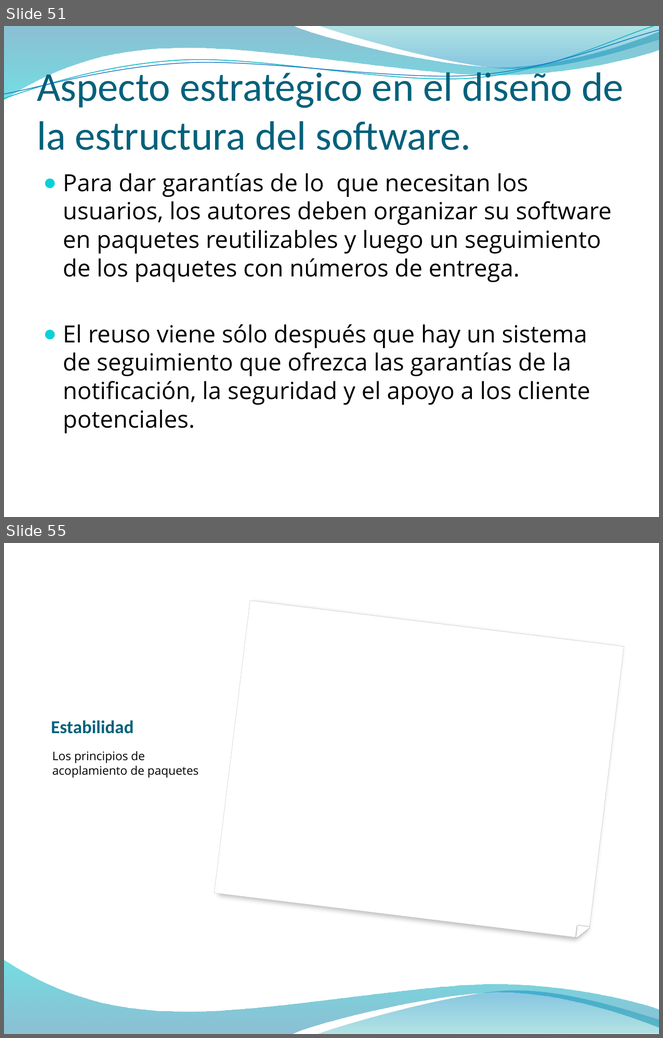
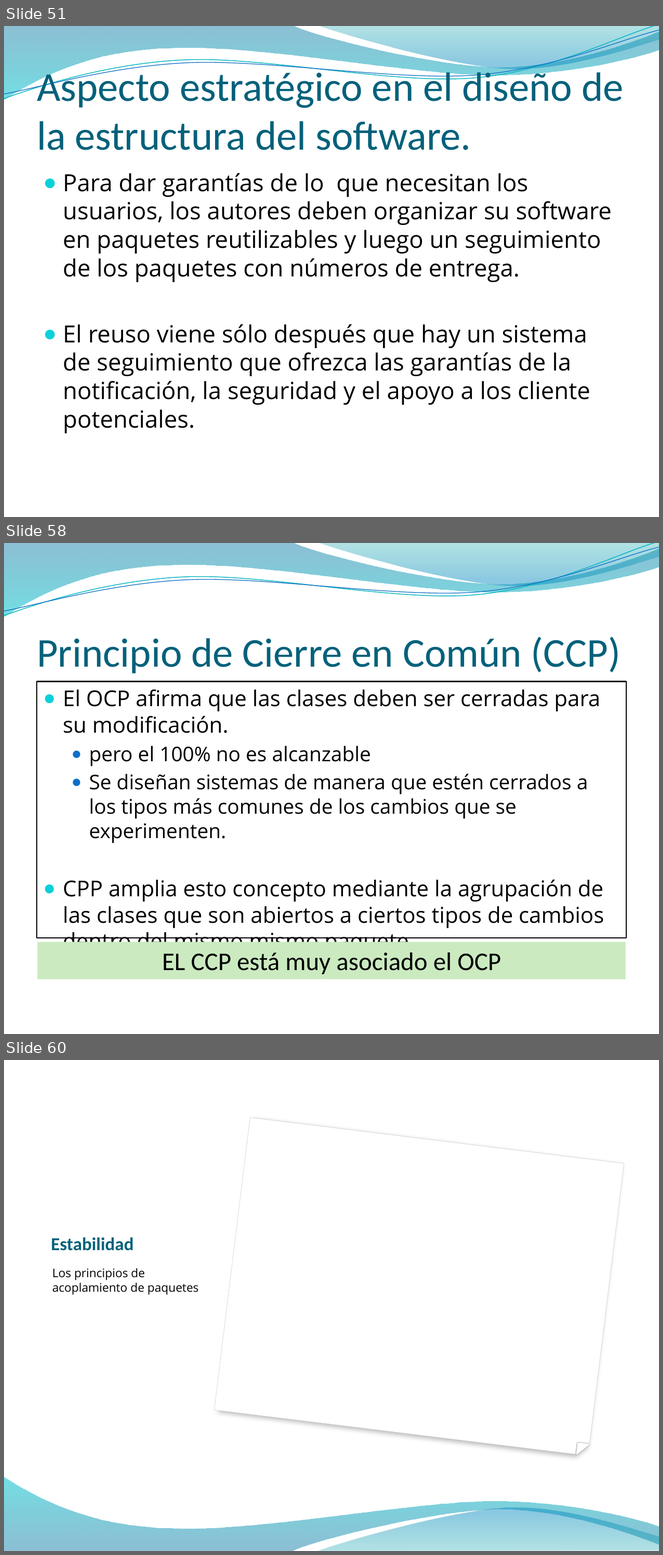
Before and after one commit to vvalotto/MiRepositorio, a slide deck: Disenio de Software/Principios OO/Presentaciones/Principios de Diseño OO.pptx. Shown one above the other, each under a label of ours: slides 51 and 55 before the commit, slides 51, 58 and 60 after it; the slides between them are not shown. The pictures are 663x1038 and 663x1555 pixels, drawn with LibreOffice and Linux fonts; fonts in the diff are those of the drawing; background and template pictures are left out. Boxes give left, top, right and bottom in pixels: in the first picture for what was removed or moved away, otherwise in the second. Text is boxed around its words. In the diff, an @@ line names an element or a change of style, - is before the commit and + after.

```diff
--- a/Disenio de Software/Principios OO/Presentaciones/Principios de Diseño OO.pptx
+++ b/Disenio de Software/Principios OO/Presentaciones/Principios de Diseño OO.pptx
@@ slide 58 added at [4,543,659,1034], background picture (left out); not listed: 4 template elements that a slide beside it also shows @@
@@ title added at [37,637,621,674], 45 pt, text #04617B @@
+Principio de Cierre en Común (CCP)
@@ text added at [37,682,626,939], outline #000000 1.5 pt, 24.1 pt, text #000000 @@
+● El OCP afirma que las clases deben ser cerradas para su modificación.
+  ● pero el 100% no es alcanzable
+  ● Se diseñan sistemas de manera que estén cerrados a los tipos más comunes de los cambios que se experimenten.
+● CPP amplia esto concepto mediante la agrupación de las clases que son abiertos a ciertos tipos de cambios dentro del mismo mismo paquete.
@@ rectangle added at [37,942,626,979], fill #CBEAC0, 28 pt, text #000000 @@
+EL CCP está muy asociado el OCP
@@ what was slide 55 is now slide 60 @@
```
Also in this commit, not shown: 4 slides changed, 4 other slides added, 49 other files.
